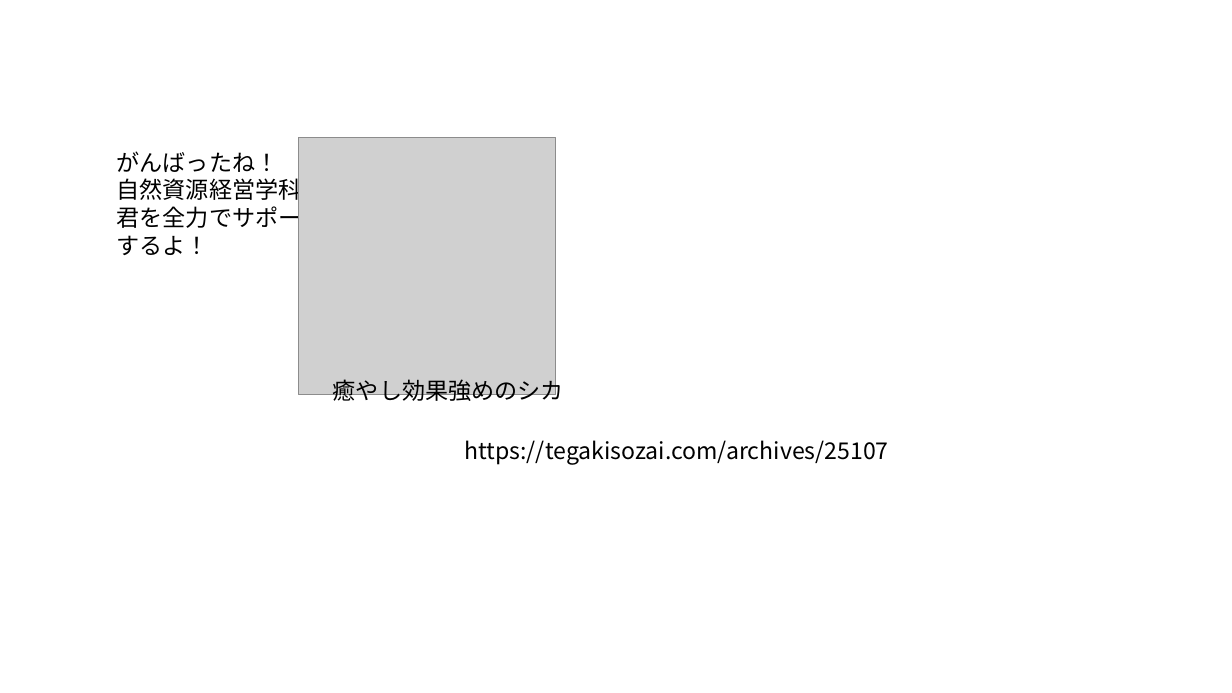
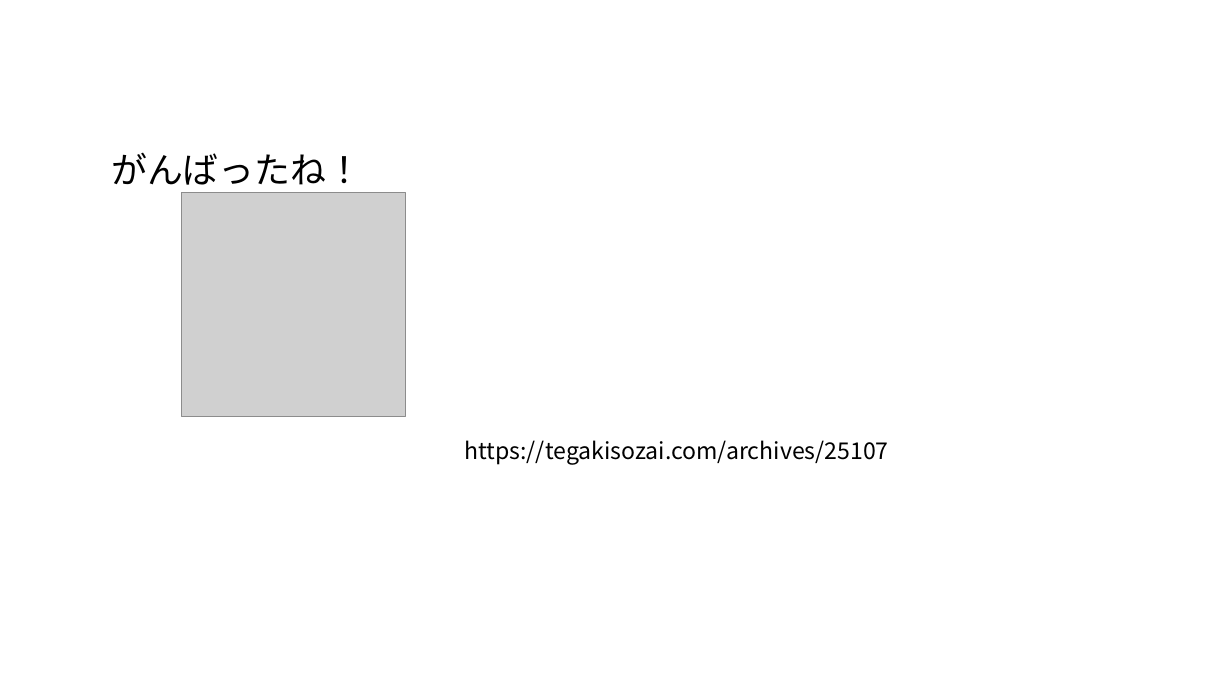
Before and after one commit to oyamadashin/stream_quiz_app, a slide deck: slide 3 of resources/design_files/画像作成.pptx. Drawn at 1232x693 pixels with LibreOffice and Linux fonts; fonts in the diff are those of the drawing; grey boxes stand for pictures. Boxes give left, top, right and bottom in pixels: in the first picture for what was removed or moved away, otherwise in the second. Text is boxed around its words. In the diff, an @@ line names an element or a change of style, - is before the commit and + after.

```diff
--- a/resources/design_files/画像作成.pptx
+++ b/resources/design_files/画像作成.pptx
@@ text at [111, 152, 362, 193]: text changed; size 18 to 28 pt @@
-がんばったね！
-自然資源経営学科は
-君を全力でサポート
-するよ！
+がんばったね！
@@ picture: place and size @@
-picture at [299, 138, 556, 396]
+picture at [181, 192, 405, 416]
@@ text removed at [333, 376, 564, 405] @@
-癒やし効果強めのシカ
```
Also in this commit, not shown: 3 other slides changed, 15 other files.
